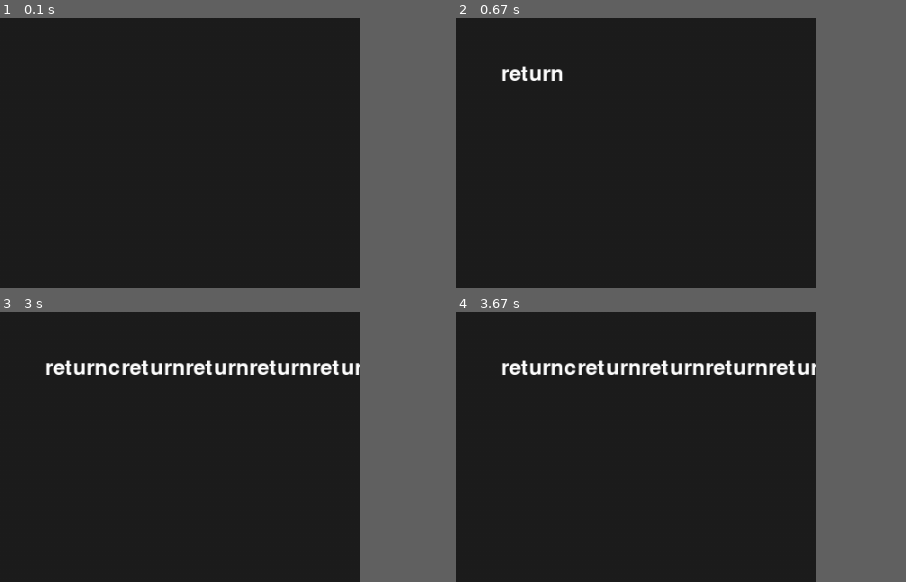
Above: before the commit, frames 1-4 (two rows, left to right).
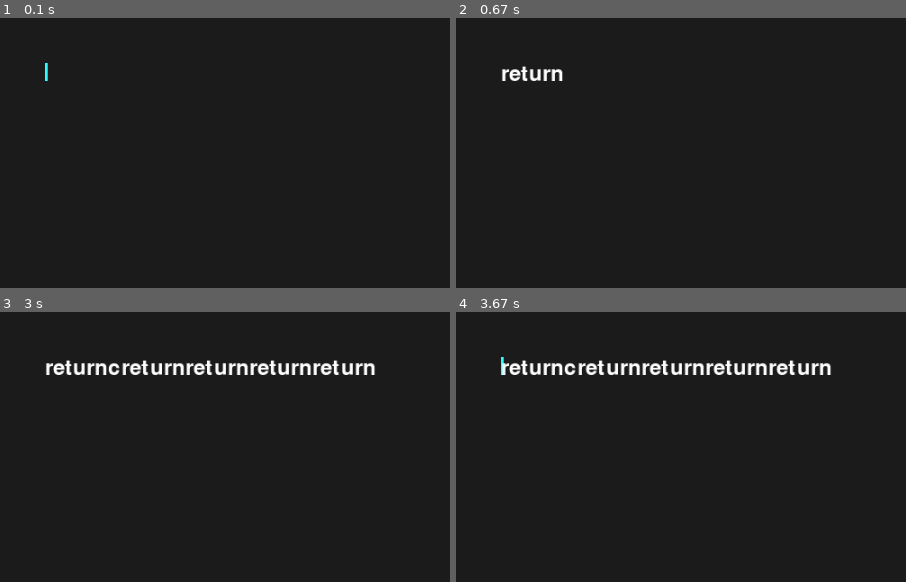
Above: after the commit, the same moments.

Repository: Nuffe/Textbox
Game: pygame game, started from main.py
The game is run twice, just before and just after one commit, with the same random seed, the same clock (stepped at 60 frames per second) and the same inputs.
Inputs:
- Up to frame 1 (0.1 s): no input
- Up to frame 2 (0.67 s): tap Enter at 0.33 s
- Up to frame 3 (3 s): tap C at 0.67 s; tap Enter at 2, 2.4, 2.7, 2.9 s
- Up to frame 4 (3.67 s): no input
The pictures show only the part of the screen within x 0-50%, y 0-50%; the shares and areas given below are measured in that part.
The window is 360x270 before the commit and 900x540 after it. Grey fills any space a smaller window leaves; there, only what the larger window draws over its background counts as a difference.

The runs differ from the first frame. In frame 1, less than 0.1% of the frame differs, in the area x 10-11%, y 16-24%; in frame 2, less than 0.1%; in frame 3, 0.1%; in frame 4, 0.1%, in the area x 10-84%, y 16-24%.

Commit message:
blinking text cursor, currently stationary

Diff:
--- a/textbox/base.py
+++ b/textbox/base.py
@@ -1,7 +1,8 @@
+import time
 import pygame
 
 pygame.init()
-screen = pygame.display.set_mode((400, 300))
+screen = pygame.display.set_mode((1000, 600))
 font = pygame.font.SysFont(None, 36)
 clock = pygame.time.Clock()
 textInput = []
@@ -26,12 +27,17 @@
                 keyPressed = pygame.key.name(event.key)
                 textInput.append(keyPressed)
 
+
     # keyboard event handling
     keys = pygame.key.get_pressed()
     if keys[pygame.K_ESCAPE]:
         running = False
 
     screen.fill((30, 30, 30))
+
+    if time.time() % 1.2 > 0.6:
+        cursor = pygame.draw.rect(screen, (50, 255, 255), (50, 50, 3, 20))
+
     if len(textInput) > 0:
         textOutput = ''.join(textInput)
         key = font.render(textOutput, True, (255, 255, 255))
